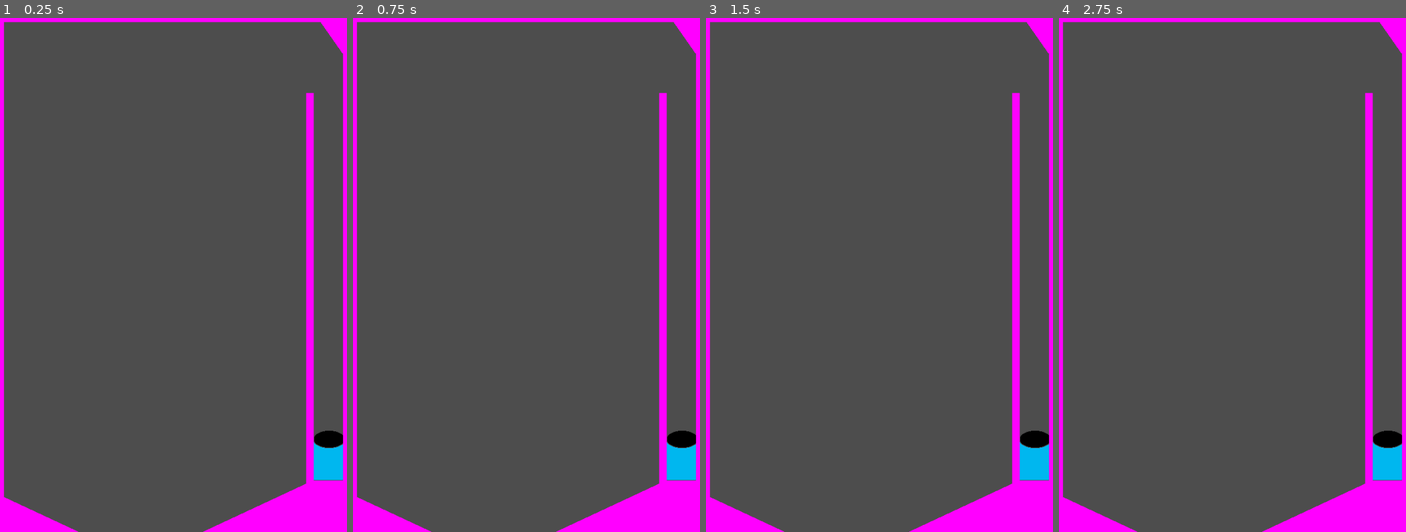
Above: before the commit, frames 1-4 (left to right).
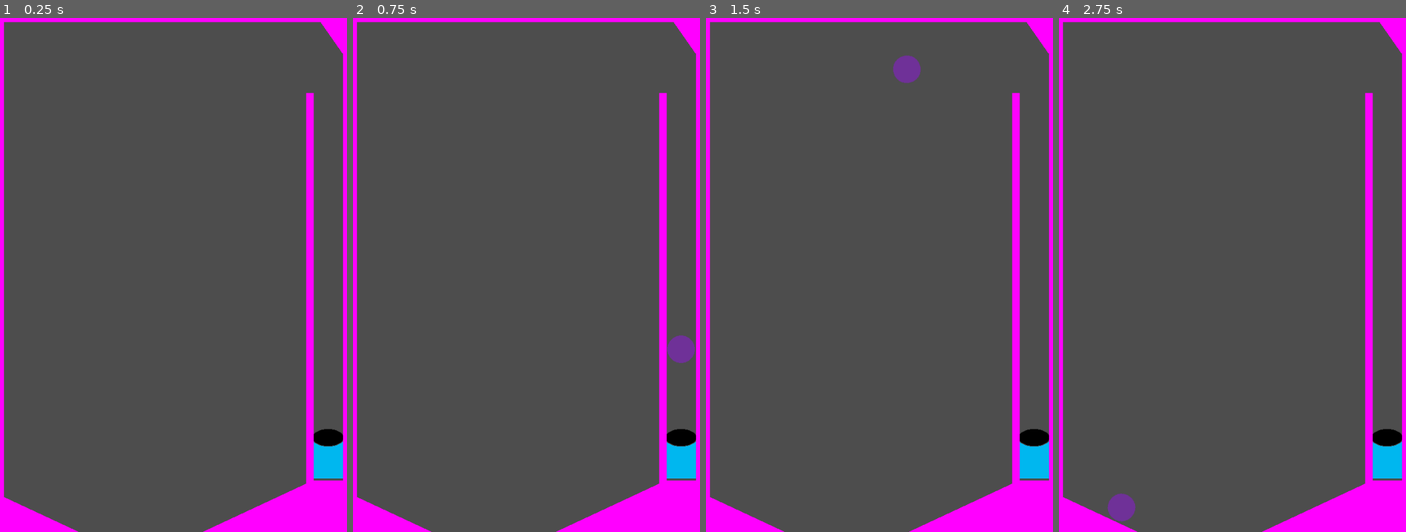
Above: after the commit, the same moments.

Repository: bsu-cs315/fp-team1-pinball
Game: Godot game, scene res://world/world.tscn
Same seed, same stepped clock (60 frames per second), same inputs: the game is played once before the commit and once after it. The project has no main scene, so this scene is started directly.
Inputs:
- Up to frame 1 (0.25 s): no input
- Up to frame 2 (0.75 s): tap Enter at 0.5 s; tap Space (launch, bound only after the commit) at 0.6 s
- Up to frame 3 (1.5 s): tap Space (launch, bound only after the commit) at 1.35 s
- Up to frame 4 (2.75 s): tap Space (launch, bound only after the commit) at 2.1 s

The runs differ from the first frame. In frame 1, 0.1% of the frame differs, in the area x 90-99%, y 79-90%; in frame 2, 0.4%; in frame 3, 0.4%, in the area x 53-99%, y 7-90%; in frame 4, 0.4%.

Commit message:
The launcher can now launch the ball

Diff:
--- /dev/null
+++ b/project/launcher/launcher.gd
@@ -0,0 +1,14 @@
+extends Node2D
+
+@export var power := 2000.
+var _current_ball : RigidBody2D = null
+
+func _process(delta: float) -> void:
+
+	if Input.is_action_just_pressed("launch"):
+		if _current_ball == null:
+			var impulse := Vector2(0,-1) * power
+			_current_ball = preload("res://ball/ball.tscn").instantiate() as RigidBody2D
+			get_parent().add_child(_current_ball)
+			_current_ball.global_position = global_position
+			_current_ball.apply_impulse(impulse)
--- a/project/launcher/launcher.tscn
+++ b/project/launcher/launcher.tscn
@@ -1,9 +1,10 @@
-[gd_scene load_steps=2 format=3 uid="uid://bh7hvwo0kc42s"]
+[gd_scene load_steps=3 format=3 uid="uid://bh7hvwo0kc42s"]
 
 [ext_resource type="Texture2D" uid="uid://wqjmo2nranp0" path="res://launcher/launcher.png" id="1_sjm0u"]
+[ext_resource type="Script" path="res://launcher/launcher.gd" id="1_ymbva"]
 
 [node name="Launcher" type="Node2D"]
+script = ExtResource("1_ymbva")
 
 [node name="Sprite2D" type="Sprite2D" parent="."]
-position = Vector2(83, 70)
 texture = ExtResource("1_sjm0u")
--- a/project/project.godot
+++ b/project/project.godot
@@ -18,3 +18,11 @@
 
 window/size/viewport_width=648
 window/size/viewport_height=952
+
+[input]
+
+launch={
+"deadzone": 0.5,
+"events": [Object(InputEventKey,"resource_local_to_scene":false,"resource_name":"","device":-1,"window_id":0,"alt_pressed":false,"shift_pressed":false,"ctrl_pressed":false,"meta_pressed":false,"pressed":false,"keycode":0,"physical_keycode":32,"key_label":0,"unicode":32,"location":0,"echo":false,"script":null)
+]
+}
--- a/project/world/world.tscn
+++ b/project/world/world.tscn
@@ -131,4 +131,4 @@
 shape = SubResource("RectangleShape2D_s23c6")
 
 [node name="Launcher" parent="." instance=ExtResource("1_ijd6e")]
-position = Vector2(529, 741)
+position = Vector2(610, 808)
